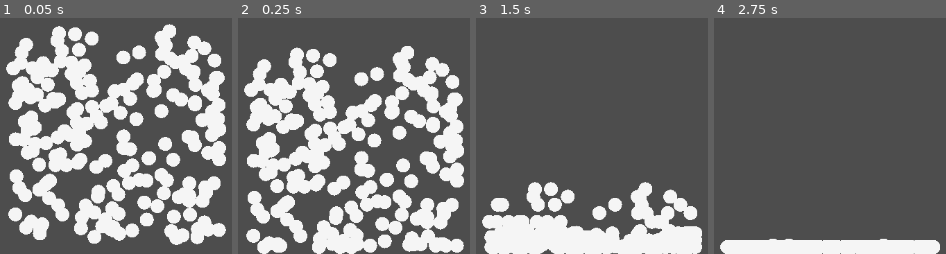
Above: before the commit, frames 1-4 (left to right).
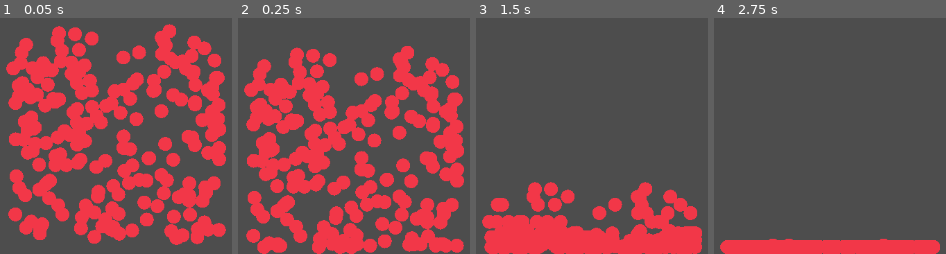
Above: after the commit, the same moments.

Repository: Dziobalonta/Fluid-Sim
Game: Godot game, scene res://scenes/Main.tscn
Two runs of this game, one before a commit and one after it. Both use one fixed random seed, a clock stepped at 60 frames per second and the inputs below.
Inputs:
- Up to frame 1 (0.05 s): no input
- Up to frame 2 (0.25 s): no input
- Up to frame 3 (1.5 s): no input
- Up to frame 4 (2.75 s): no input

The runs differ from the first frame. In frame 1, 44% of the frame differs, in the area x 2-98%, y 2-97%; in frame 2, 43%; in frame 3, 17%; in frame 4, 5.6%.

Commit message:
Added basic sph implementation with smoothing function

Diff:
--- a/scenes/Particle.tscn
+++ b/scenes/Particle.tscn
@@ -2,5 +2,10 @@
 
 [ext_resource type="Script" uid="uid://dkplg5b66c87x" path="res://src/particle.gd" id="1_m4sau"]
 
+[sub_resource type="Gradient" id="Gradient_m4sau"]
+offsets = PackedFloat32Array(0, 0.3429878, 0.69664633, 1)
+colors = PackedColorArray(0.13710234, 0.27792004, 0.8185257, 1, 0.22958016, 0.68659973, 0.35091594, 1, 0.84278786, 0.7826275, 0.22419655, 1, 0.9478485, 0.2167987, 0.28131494, 1)
+
 [node name="Node2D" type="Node2D" unique_id=271031629]
 script = ExtResource("1_m4sau")
+density_gradient = SubResource("Gradient_m4sau")
--- a/src/main.gd
+++ b/src/main.gd
@@ -4,6 +4,9 @@
 
 @export var particle_scene: PackedScene
 @export var particle_count: int = 200
+var particles_list: Array[Particle] = []
+
+var smoothing_radius: float = 60.0
 
 func _ready() -> void:
 	var screen_rect = get_viewport_rect()
@@ -30,3 +33,32 @@
 
 		# Adding a particle to the scene
 		add_child(p)
+		particles_list.append(p)
+
+func _physics_process(delta: float) -> void:
+	for p in particles_list:
+			p.density = calculate_density(p.position)
+
+func smoothing_function(distance: float, radius: float) -> float:
+	var value = max(0, radius * radius - distance * distance)
+	return value * value * value
+
+func calculate_density(sample_point: Vector2) -> float:
+	var density: float = 0.0
+	const mass: float = 1.0
+
+	var radius_sq = smoothing_radius * smoothing_radius
+
+	for p in particles_list:
+		var dst_sq = p.position.distance_squared_to(sample_point)
+
+		if dst_sq >= radius_sq:
+			continue
+
+
+		var value = radius_sq - dst_sq # Smoothing function
+		var influence = value * value * value
+
+		density += mass * influence
+
+	return density
--- a/src/particle.gd
+++ b/src/particle.gd
@@ -6,12 +6,25 @@
 var damping: float = 0.6
 var boundary: Rect2
 var gravity: Vector2 = Vector2(0, 981.0)
+var density: float = 0.0
+
+@export var density_gradient: Gradient
 
 func set_boundary(new_boundary: Rect2):
 	boundary = new_boundary
 
 func _draw() -> void:
-	draw_circle(Vector2.ZERO, radius, Color.WHITE_SMOKE, true)
+	var current_color: Color
+	if density_gradient != null:
+		var normalized_density = clamp(density / 20.0 ,0.0, 1.0)
+
+		current_color = density_gradient.sample(normalized_density)
+
+	else:
+		# Emergency color
+		current_color = Color.WHITE_SMOKE
+
+	draw_circle(Vector2.ZERO, radius, current_color, true)
 
 func _ready() -> void:
 	pass
@@ -21,6 +34,7 @@
 	position += velocity * delta
 
 	check_boundary()
+	queue_redraw()
 
 func check_boundary():
 	if boundary == Rect2(): return
